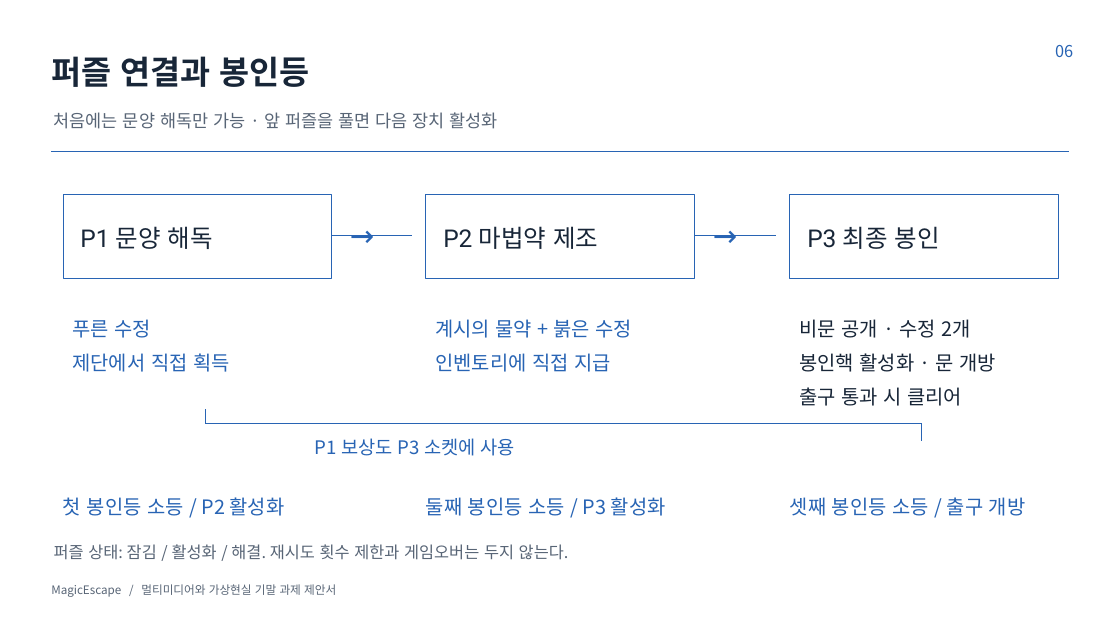
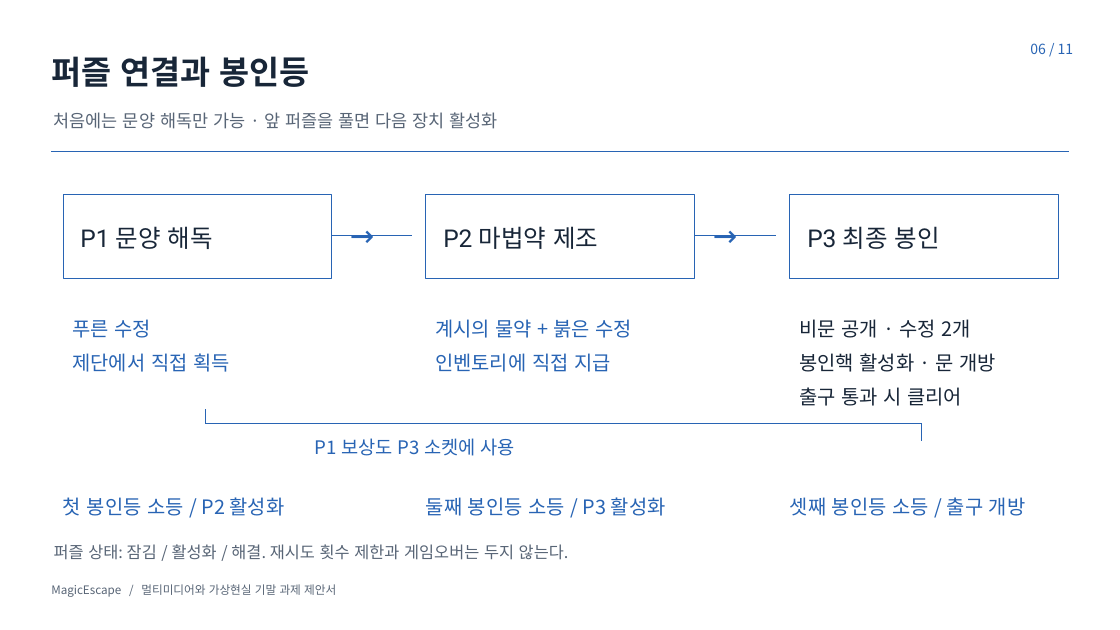
Before and after one commit to NoNamad5196/MagicEscape, a slide deck: slide 6 of presentation/proposal/MagicEscape_제안서.pptx. Drawn at 1120x630 pixels with LibreOffice and Linux fonts; fonts in the diff are those of the drawing. Boxes give left, top, right and bottom in pixels: in the first picture for what was removed or moved away, otherwise in the second. Text is boxed around its words. In the diff, an @@ line names an element or a change of style, - is before the commit and + after.

```diff
--- a/presentation/proposal/MagicEscape_제안서.pptx
+++ b/presentation/proposal/MagicEscape_제안서.pptx
@@ text at box(1030, 43, 1074, 54): text changed; size 14 to 12 pt @@
-06
+06 / 11
```
Also in this commit, not shown: 9 other slides changed, 1 slide added, 2 slides removed, 18 other files.
